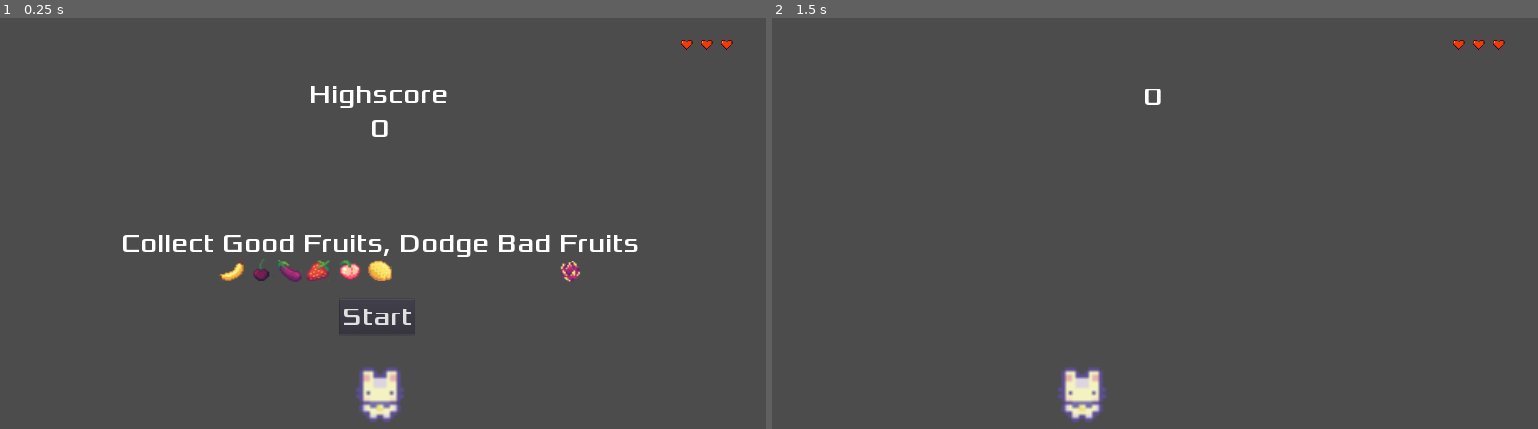
Above: before the commit, frames 1-2 (left to right).
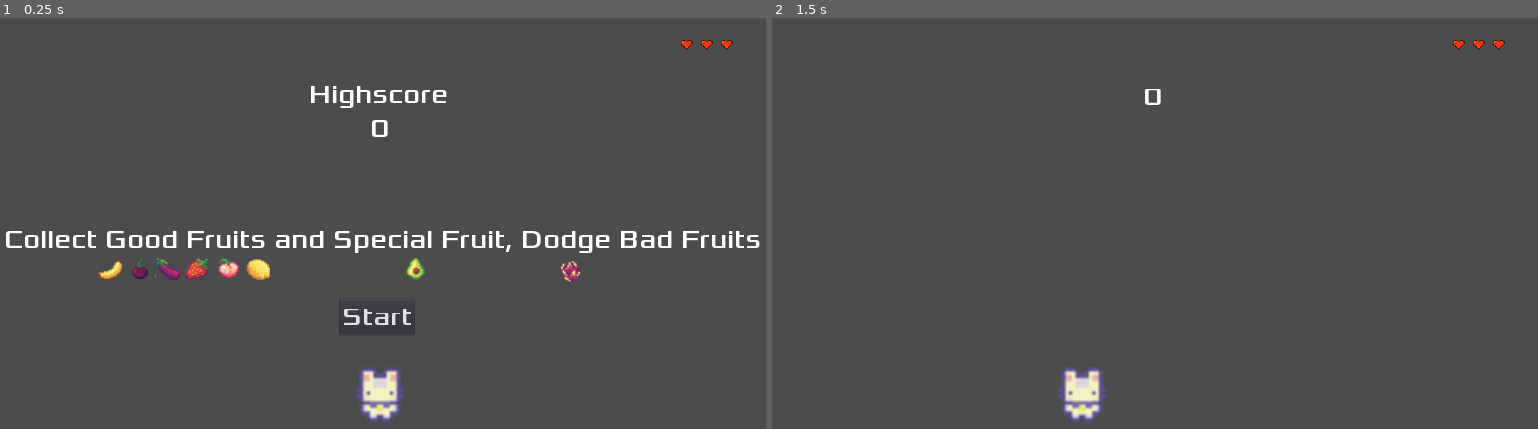
Above: after the commit, the same moments.

Repository: ColinKYuen/BQ-Game-Jam
Game: Godot game, scene res://Scenes/Main.tscn
The game is run twice, just before and just after one commit, with the same random seed, the same clock (stepped at 60 frames per second) and the same inputs.
Inputs:
- Up to frame 1 (0.25 s): no input
- Up to frame 2 (1.5 s): click "Start" at 0.5 s; tap Enter at 1.25 s; hold D (move_right) from 1.28 s (still down)

The runs differ from the first frame. In frame 1, 3.4% of the frame differs, in the area x 0-100%, y 51-65%; in frame 2, nothing differs.

Commit message:
add special fruit to title screen

Diff:
--- a/Scenes/HUD.tscn
+++ b/Scenes/HUD.tscn
@@ -41,7 +41,7 @@
 [sub_resource type="SpriteFrames" id=4]
 animations = [ {
 "frames": [ SubResource( 2 ), SubResource( 3 ) ],
-"loop": false,
+"loop": true,
 "name": "get_hit",
 "speed": 5.0
 } ]
@@ -90,10 +90,12 @@
 anchor_top = 0.5
 anchor_right = 1.0
 anchor_bottom = 0.5
-margin_top = -39.0
-margin_bottom = 39.0
+margin_left = 5.0
+margin_top = -47.0
+margin_right = 5.0
+margin_bottom = 31.0
 custom_fonts/font = SubResource( 1 )
-text = "Collect Good Fruits, Dodge Bad Fruits"
+text = "Collect Good Fruits and Special Fruit, Dodge Bad Fruits"
 align = 1
 autowrap = true
 
@@ -119,7 +121,7 @@
 [node name="Fruits" type="Sprite" parent="."]
 
 [node name="Banana" type="Sprite" parent="Fruits"]
-position = Vector2( 603, 605 )
+position = Vector2( 312, 601 )
 scale = Vector2( 3.75, 3.25 )
 texture = ExtResource( 4 )
 hframes = 38
@@ -127,7 +129,7 @@
 frame = 7
 
 [node name="Cherry" type="Sprite" parent="Fruits"]
-position = Vector2( 675, 605 )
+position = Vector2( 384, 601 )
 scale = Vector2( 3.75, 3.25 )
 texture = ExtResource( 4 )
 hframes = 38
@@ -135,7 +137,7 @@
 frame = 15
 
 [node name="Eggplant" type="Sprite" parent="Fruits"]
-position = Vector2( 742, 607 )
+position = Vector2( 451, 603 )
 scale = Vector2( 3.75, 3.25 )
 texture = ExtResource( 4 )
 hframes = 38
@@ -143,7 +145,7 @@
 frame = 25
 
 [node name="Lemon" type="Sprite" parent="Fruits"]
-position = Vector2( 958, 606 )
+position = Vector2( 667, 602 )
 scale = Vector2( 3.75, 3.25 )
 texture = ExtResource( 4 )
 hframes = 38
@@ -151,7 +153,7 @@
 frame = 18
 
 [node name="Peach" type="Sprite" parent="Fruits"]
-position = Vector2( 887, 606 )
+position = Vector2( 596, 602 )
 scale = Vector2( 3.75, 3.25 )
 texture = ExtResource( 4 )
 hframes = 38
@@ -167,12 +169,20 @@
 frame = 21
 
 [node name="Strawberry" type="Sprite" parent="Fruits"]
-position = Vector2( 811, 605 )
+position = Vector2( 520, 601 )
 scale = Vector2( 3.75, 3.25 )
 texture = ExtResource( 4 )
 hframes = 38
 vframes = 6
 frame = 27
 
+[node name="Avocado" type="Sprite" parent="Fruits"]
+position = Vector2( 1046, 602 )
+scale = Vector2( 3.75, 3.25 )
+texture = ExtResource( 4 )
+hframes = 38
+vframes = 6
+frame = 189
+
 [connection signal="pressed" from="StartButton" to="." method="_on_StartButton_pressed"]
 [connection signal="timeout" from="MessageTimer" to="." method="_on_MessageTimer_timeout"]
